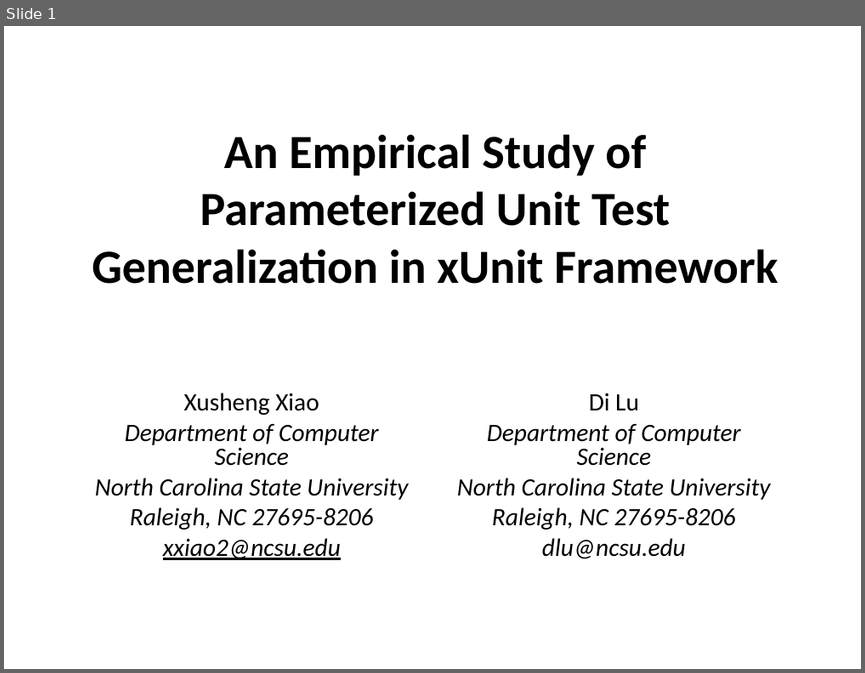
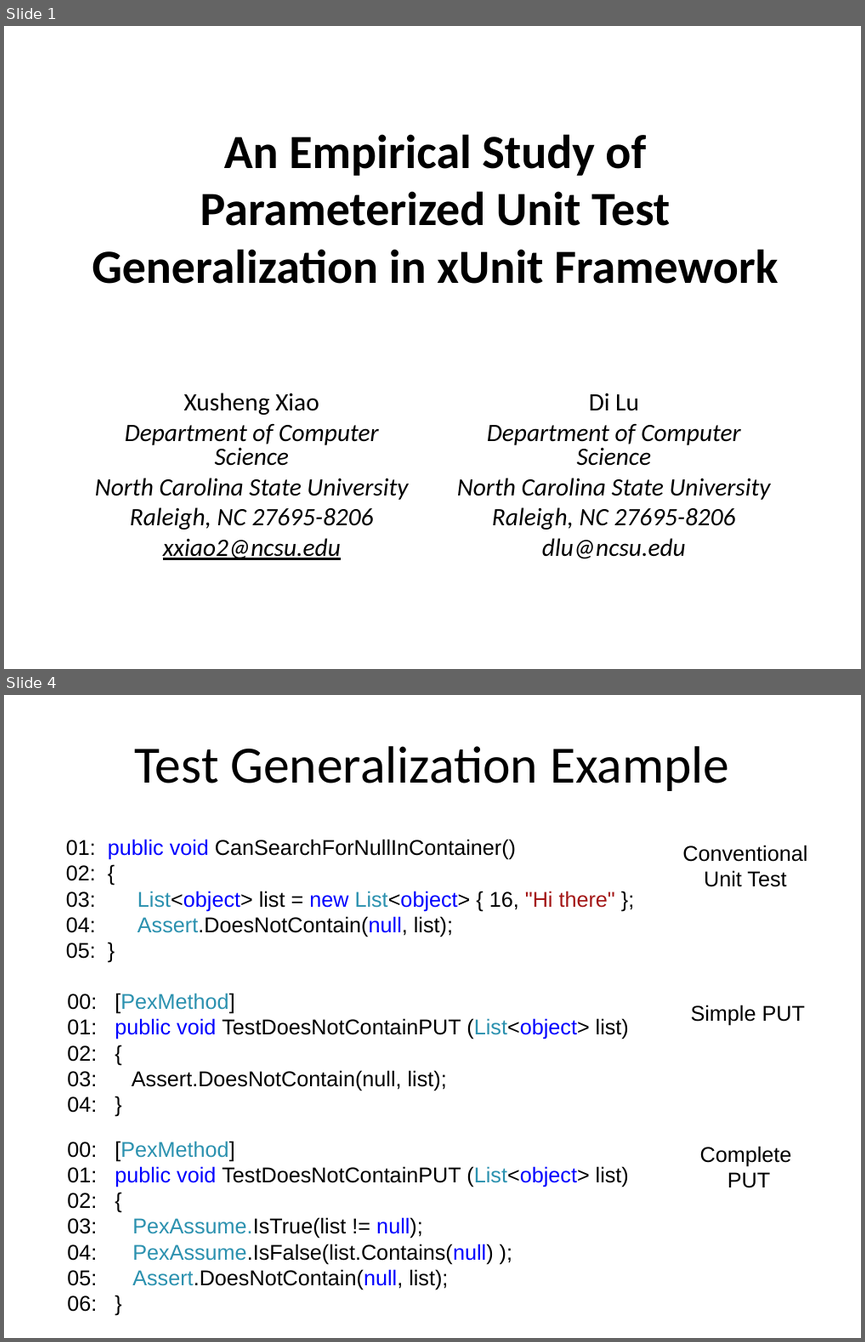
Before and after one commit to mentaman/cspat, a slide deck: xunit/report/Testing.ppt. Shown one above the other, each under a label of ours: slide 1 before the commit, slides 1 and 4 after it; the slides between them are not shown. The pictures are 865x673 and 865x1342 pixels, drawn with LibreOffice and Linux fonts; fonts in the diff are those of the drawing. Boxes give left, top, right and bottom in pixels: in the first picture for what was removed or moved away, otherwise in the second. Text is boxed around its words. In the diff, an @@ line names an element or a change of style, - is before the commit and + after.

```diff
--- a/xunit/report/Testing.ppt
+++ b/xunit/report/Testing.ppt
@@ slide 4 added at (4,695,861,1338), background #FFFFFF @@
@@ title added at (134,746,729,791), 44 pt, text #000000 @@
+Test Generalization Example
@@ text added at (66,839,615,959), 18 pt, text #000000 @@
+01: public void CanSearchForNullInContainer()
+02: {
+03: List<object> list = new List<object> { 16, "Hi there" };
+04: Assert.DoesNotContain(null, list);
+05: }
@@ text added at (682,845,807,887), 18 pt, text #000000 @@
+Conventional
+Unit Test
@@ text added at (67,993,629,1260), 18 pt, text #000000 @@
+00: [PexMethod]
+01: public void TestDoesNotContainPUT (List<object> list)
+02: {
+03: Assert.DoesNotContain(null, list);
+04: }
@@ text added at (691,1004,805,1025), 18 pt, text #000000 @@
+Simple PUT
@@ text added at (67,1140,629,1290), 18 pt, text #000000 @@
+00: [PexMethod]
+01: public void TestDoesNotContainPUT (List<object> list)
+02: {
+03: PexAssume.IsTrue(list != null);
+04: PexAssume.IsFalse(list.Contains(null) );
+05: Assert.DoesNotContain(null, list);
+06: }
@@ text added at (700,1145,792,1188), 18 pt, text #000000 @@
+Complete
+PUT
```
Also in this commit, not shown: 5 slides changed, 4 other slides added, 3 slides removed.
